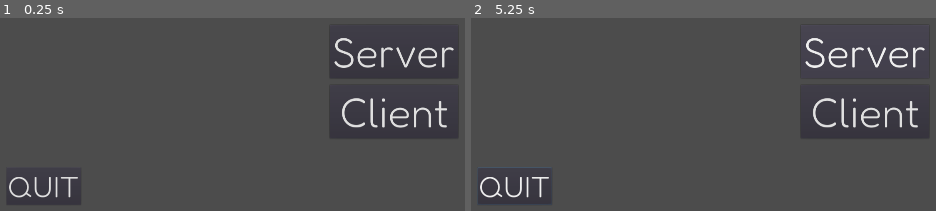
Above: before the commit, frames 1-2 (left to right).
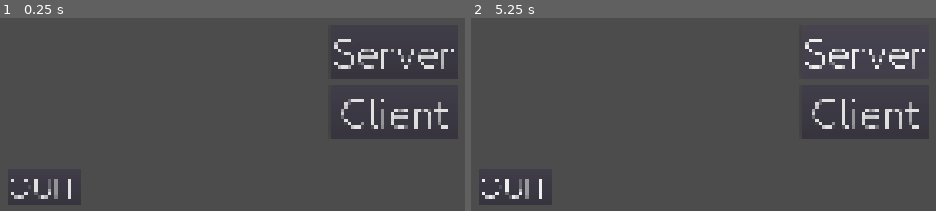
Above: after the commit, the same moments.

Repository: RitleDev/Skive
Game: Godot game, scene res://Assets/Scenes/Main.tscn
Same seed, same stepped clock (60 frames per second), same inputs: the game is played once before the commit and once after it.
Inputs:
- Up to frame 1 (0.25 s): no input
- Up to frame 2 (5.25 s): click "Client" at 0.5 s; click "Server" at 1.25 s; hold D (right) 2.03-2.78 s; hold S (down) 2.78-3.53 s; hold D (right) 3.53-4.28 s; hold W (up) 4.28-5.03 s; hold Left (left) from 5.03 s (still down)

The runs differ from the first frame. In frame 1, 2.2% of the frame differs, in the area x 1-98%, y 10-94%; in frame 2, 2.3%.

Commit message:
Enabled "Low Processing Mode"

Diff:
--- a/Assets/Scripts/ScriptsNetwork.gd
+++ b/Assets/Scripts/ScriptsNetwork.gd
@@ -40,6 +40,7 @@
 
 
 func _ready():
+	OS.low_processor_usage_mode = true  # Saving CPU usage and power.
 	var output = []
 	# Getting subnet mask + ip
 	OS.execute('ipconfig', [], true, output)
